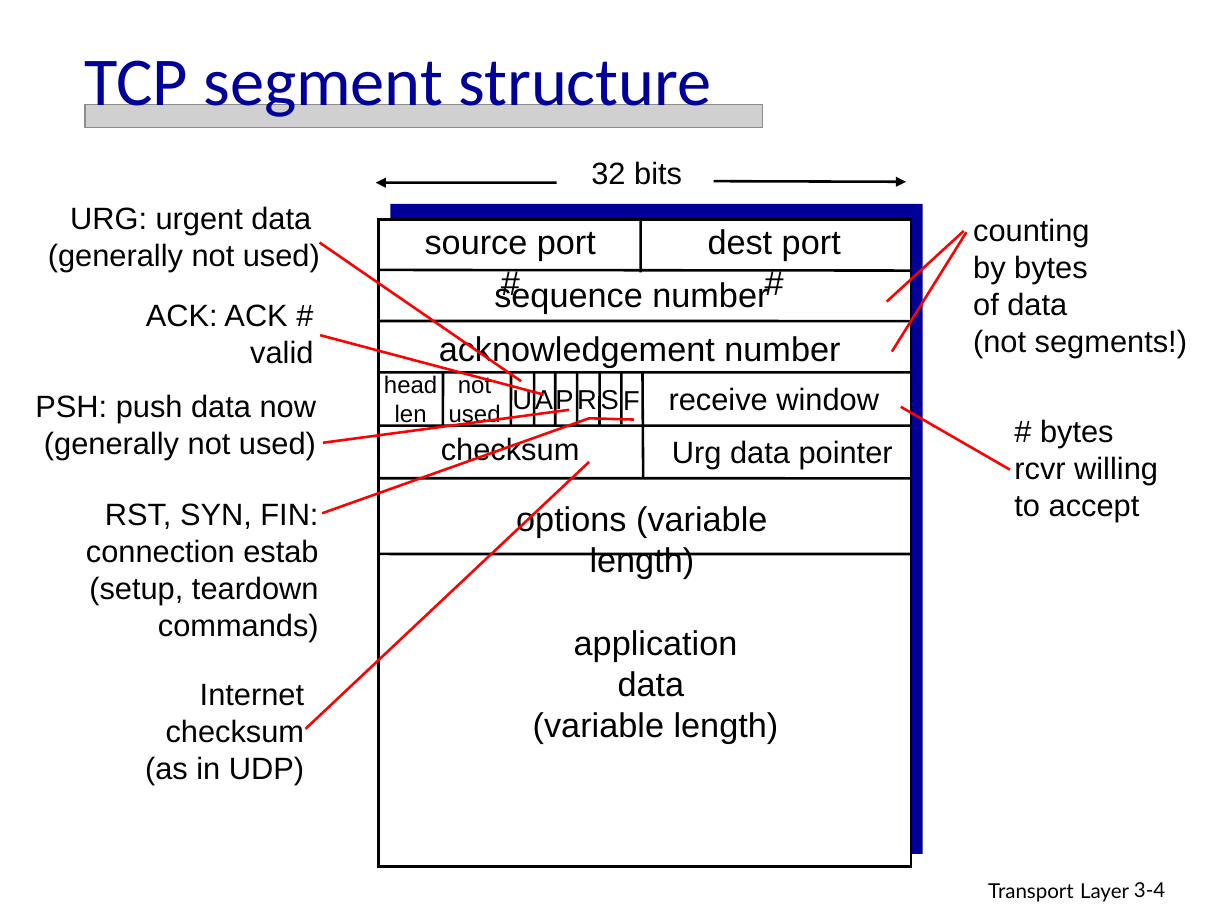
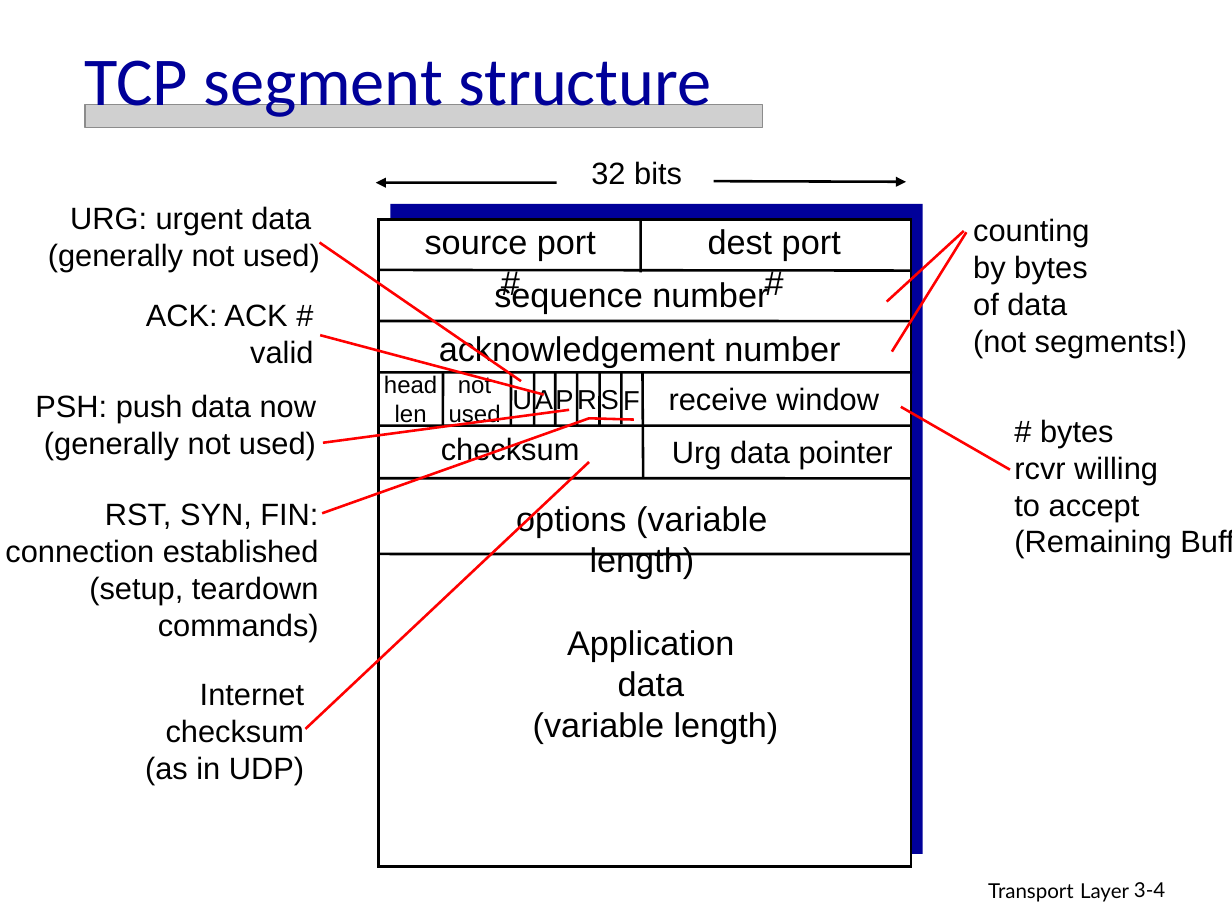
Before and after one commit to Ecleptic/SHSU, a slide deck: slide 4 of SHSU_Fall_2016/2327_Networks/Section_3/Ch3(Sec3.5-3.7).pptx. Drawn at 1232x924 pixels with LibreOffice and Linux fonts; fonts in the diff are those of the drawing; grey boxes stand for pictures. Boxes give left, top, right and bottom in pixels: in the first picture for what was removed or moved away, otherwise in the second. Text is boxed around its words. In the diff, an @@ line names an element or a change of style, - is before the commit and + after.

```diff
--- a/SHSU_Fall_2016/2327_Networks/Section_3/Ch3(Sec3.5-3.7).pptx
+++ b/SHSU_Fall_2016/2327_Networks/Section_3/Ch3(Sec3.5-3.7).pptx
@@ text "RST, SYN, FIN:": place and size @@
-text "RST, SYN, FIN:" at [86, 503, 319, 642]
+text "RST, SYN, FIN:" at [5, 503, 319, 642]
@@ text at [5, 539, 319, 563]: text changed @@
-connection estab
+connection established
@@ text at [1014, 529, 1171, 558]: paragraph added @@
+(Remaining Buffer Size)
@@ text at [567, 630, 735, 662]: text changed @@
-application
+Application
```
Also in this commit, not shown: 17 other files.
